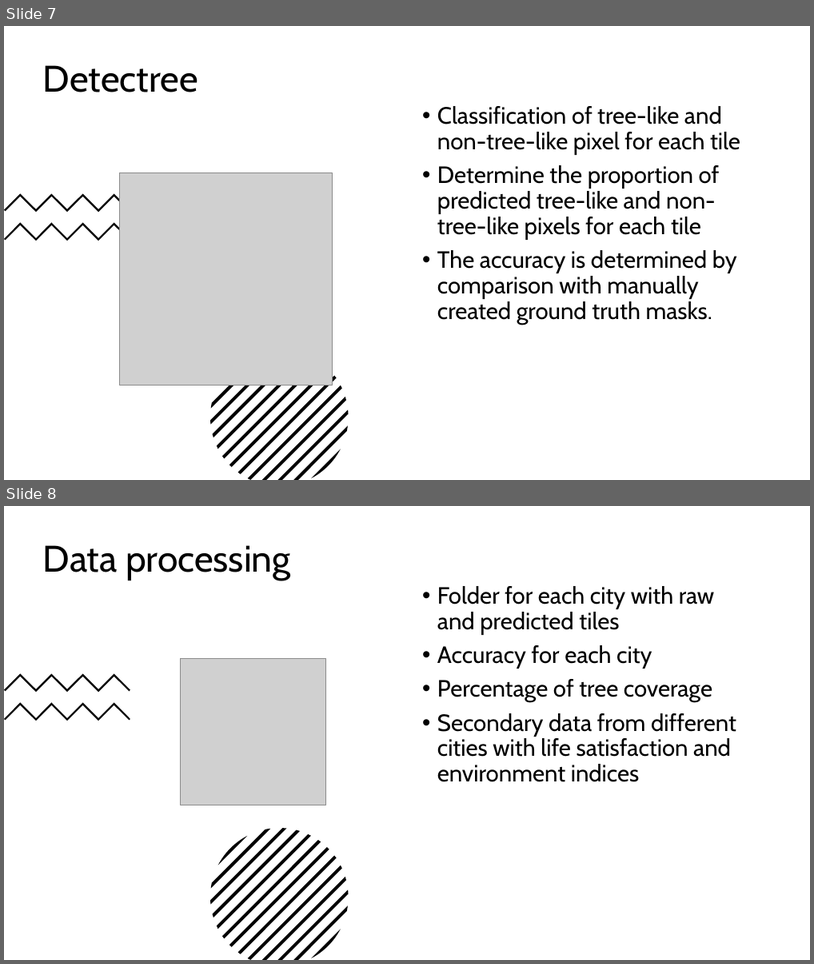
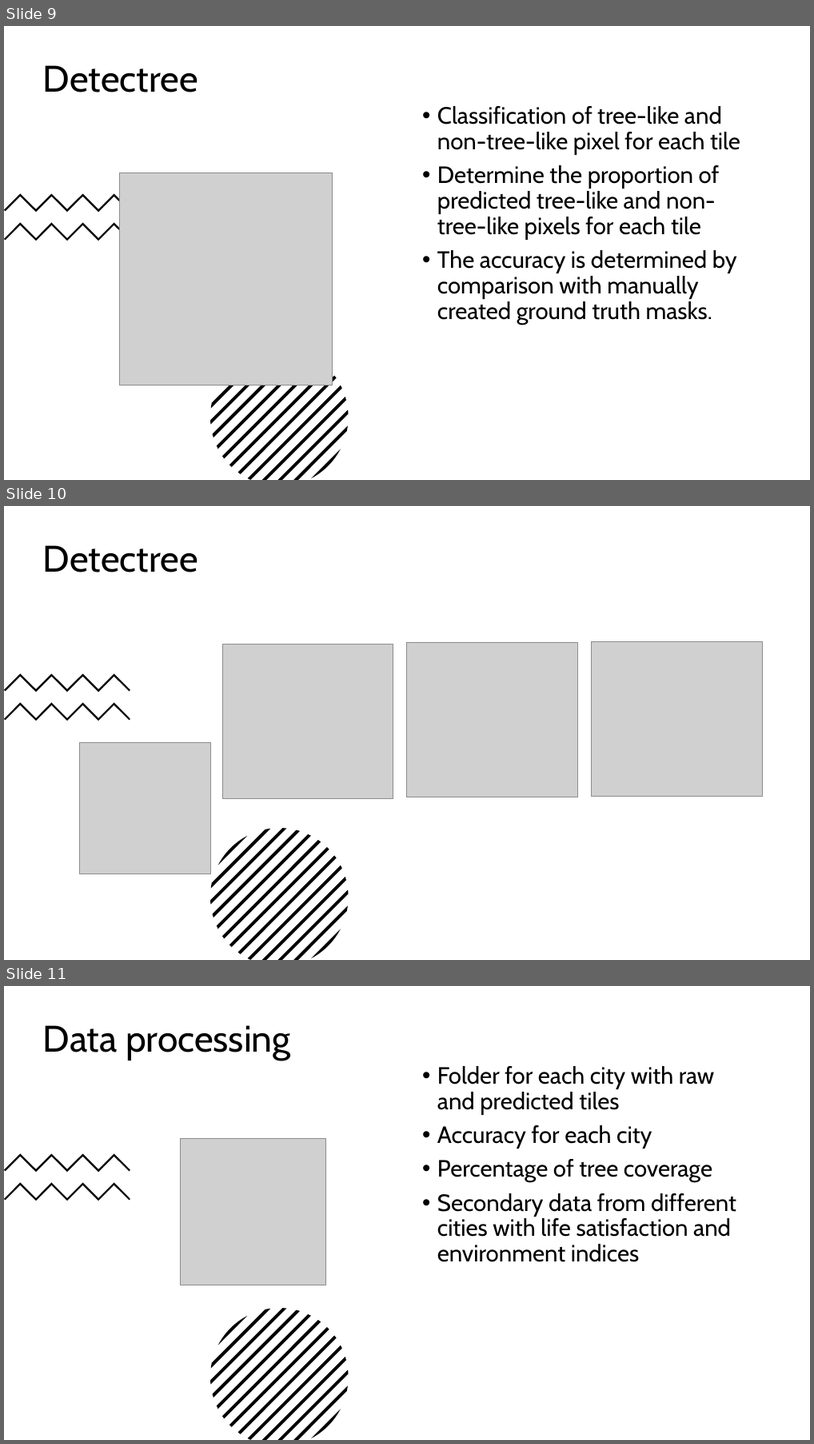
Before and after one commit to vincentbetz/City-tree-coverage-analytics, a slide deck: Präsentation_Detectree_Draft.pptx. Shown one above the other, each under a label of ours: slides 7 and 8 before the commit, slides 9, 10 and 11 after it. The pictures are 814x964 and 814x1444 pixels, drawn with LibreOffice and Linux fonts; fonts in the diff are those of the drawing; grey boxes stand for pictures. Boxes give left, top, right and bottom in pixels: in the first picture for what was removed or moved away, otherwise in the second. Text is boxed around its words. In the diff, an @@ line names an element or a change of style, - is before the commit and + after.

```diff
--- a/Präsentation_Detectree_Draft.pptx
+++ b/Präsentation_Detectree_Draft.pptx
@@ slide 10 added at [4, 506, 810, 960], background #FFFFFF @@
@@ rectangle added at [4, 506, 810, 960], fill #FFFFFF @@
@@ text added at [43, 545, 198, 572], 44 pt, text #000000 @@
+Detectree
@@ picture added at [222, 644, 394, 799] @@
@@ picture added at [407, 642, 578, 797] @@
@@ picture added at [591, 641, 762, 796] @@
@@ freeform shape added at [4, 673, 130, 692], fill #000000 @@
@@ freeform shape added at [4, 703, 130, 720], fill #000000 @@
@@ picture added at [80, 743, 211, 874] @@
@@ group added at [210, 828, 349, 960]: 13 freeform shapes @@
@@ what was slide 7 is now slide 9 @@
@@ what was slide 8 is now slide 11 @@
```
Also in this commit, not shown: 1 slide changed, 2 other slides added.
